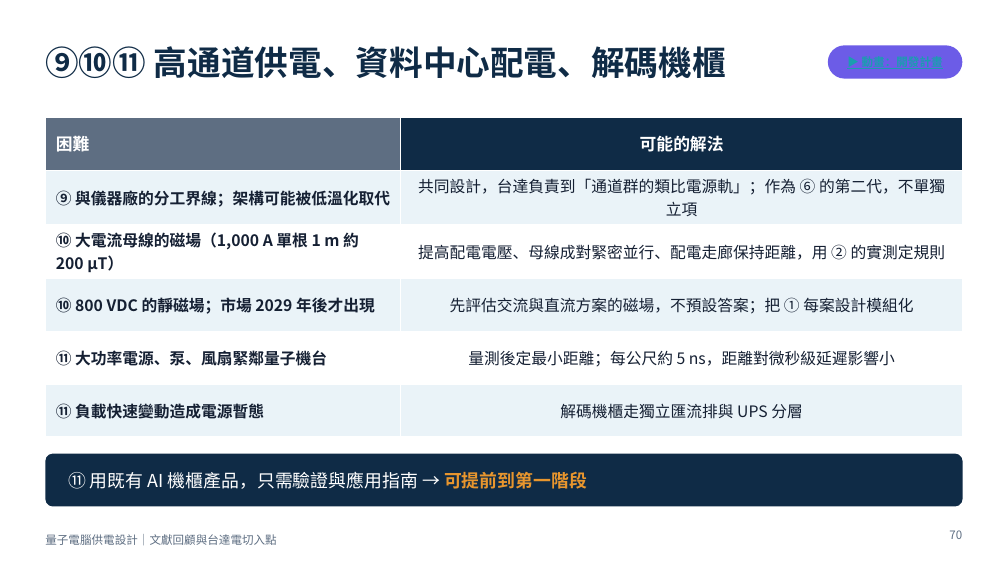
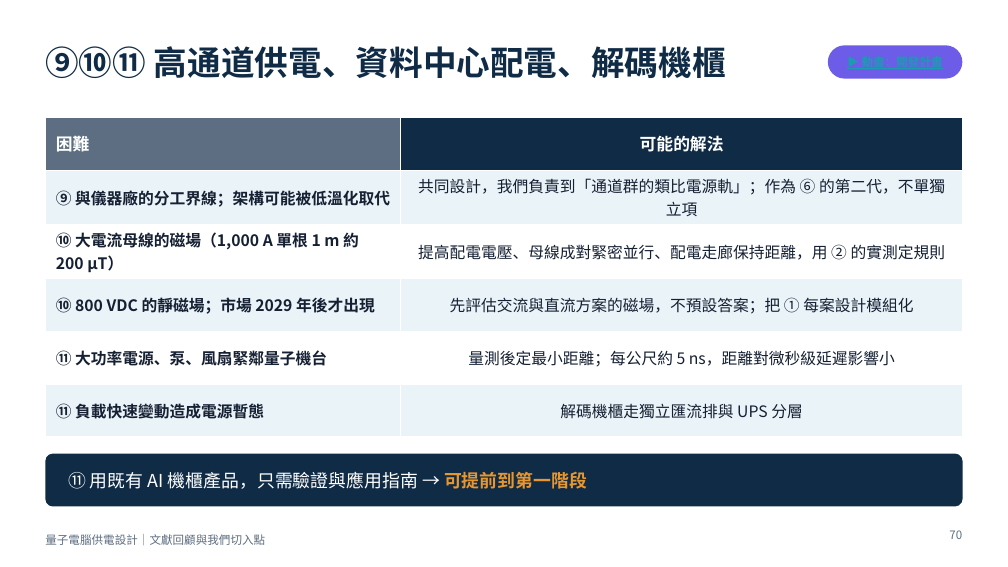
Before and after one commit to pcpcchen-coder/QuantumComputing, a slide deck: slide 70 of slides/output/qc-power-supply-delta.pptx. Drawn at 1008x567 pixels with LibreOffice and Linux fonts; fonts in the diff are those of the drawing. Boxes give left, top, right and bottom in pixels: in the first picture for what was removed or moved away, otherwise in the second. Text is boxed around its words. In the diff, an @@ line names an element or a change of style, - is before the commit and + after.

```diff
--- a/slides/output/qc-power-supply-delta.pptx
+++ b/slides/output/qc-power-supply-delta.pptx
@@ table at [45, 117, 963, 423] @@
-row 2, column 2: 共同設計，台達負責到「通道群的類比電源軌」；作為 ⑥ 的第二代，不單獨立項
+row 2, column 2: 共同設計，我們負責到「通道群的類比電源軌」；作為 ⑥ 的第二代，不單獨立項
@@ text at [45, 534, 265, 545]: text changed @@
-量子電腦供電設計｜文獻回顧與台達電切入點
+量子電腦供電設計｜文獻回顧與我們切入點
```
Also in this commit, not shown: 76 other slides changed, 8 other files.
